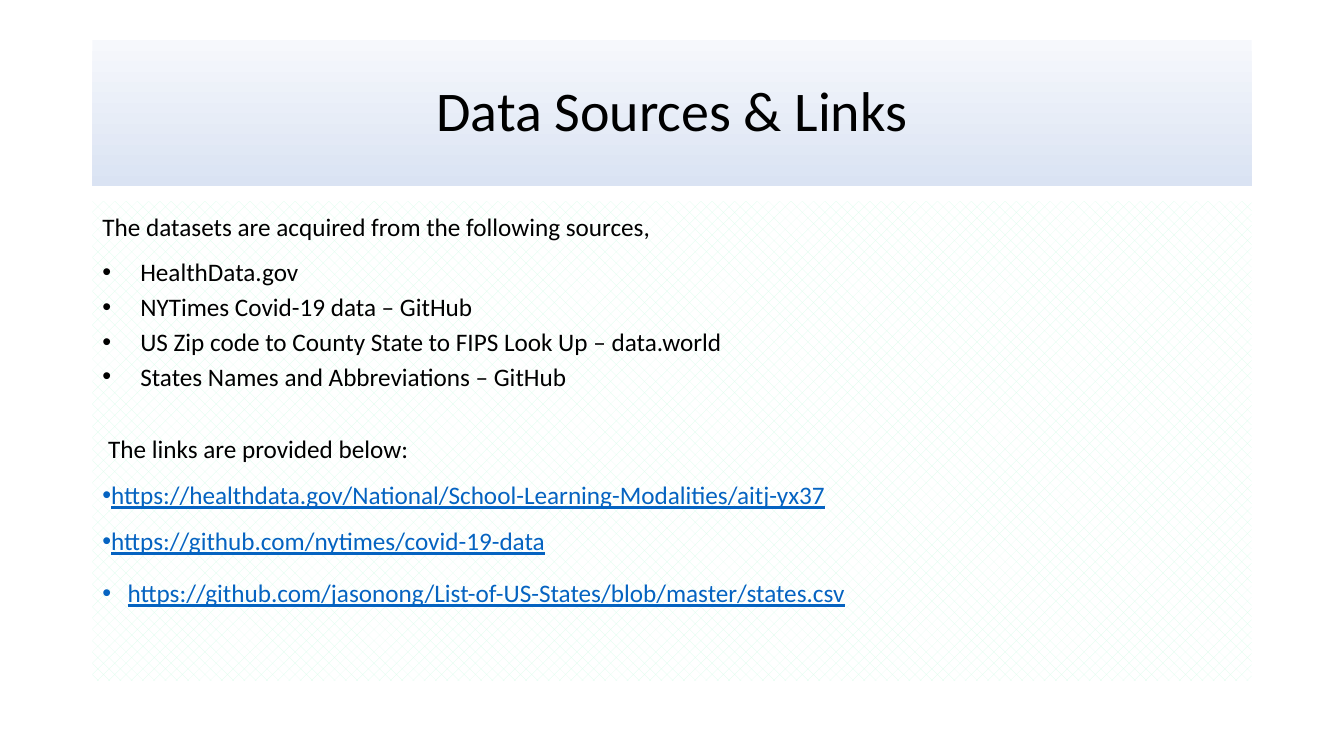
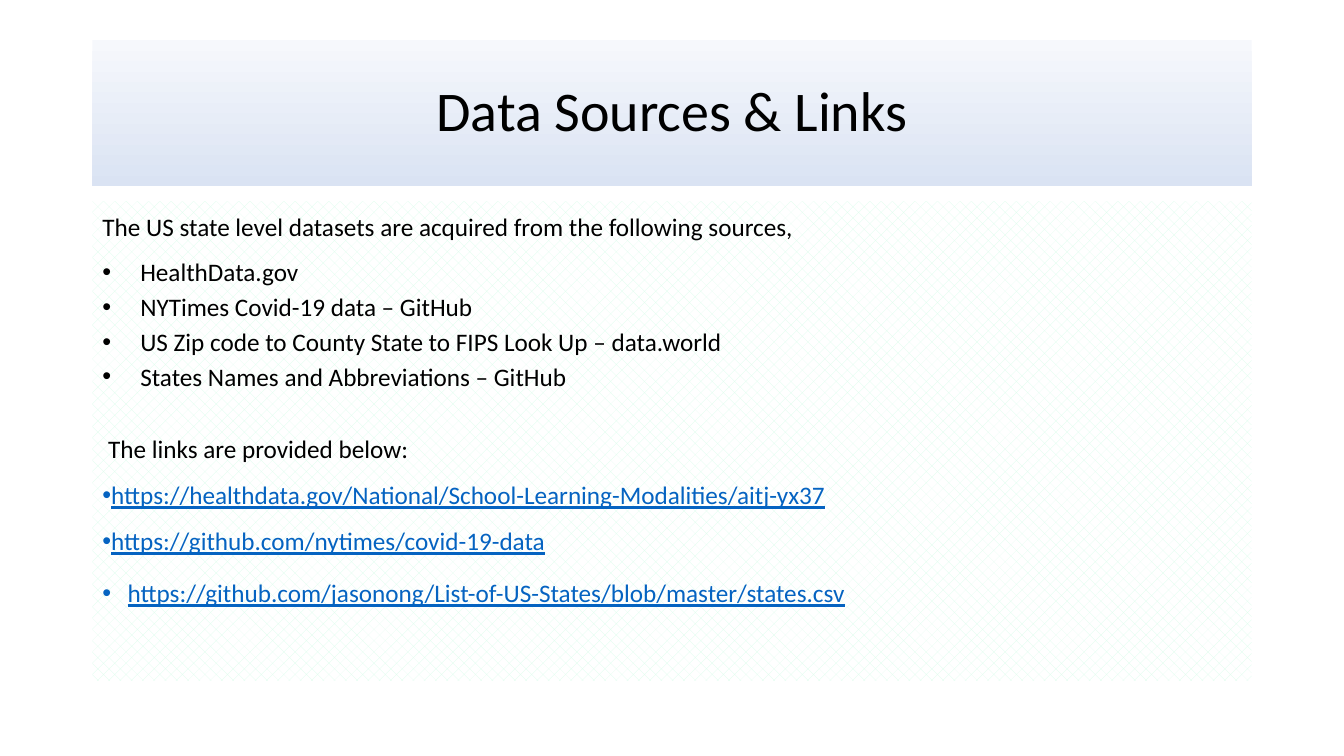
Before and after one commit to uzmabb182/Data602_Assignments, a slide deck: slide 2 of Final_Project_Data_602/Presentation_Data_602.pptx. Drawn at 1344x756 pixels with LibreOffice and Linux fonts; fonts in the diff are those of the drawing. Boxes give left, top, right and bottom in pixels: in the first picture for what was removed or moved away, otherwise in the second. Text is boxed around its words. In the diff, an @@ line names an element or a change of style, - is before the commit and + after.

Commit message:
Data 602 presentation Slides are completed

```diff
--- a/Final_Project_Data_602/Presentation_Data_602.pptx
+++ b/Final_Project_Data_602/Presentation_Data_602.pptx
@@ text at bbox=[102, 218, 792, 241]: text changed @@
-The datasets are acquired from the following sources,
+The US state level datasets are acquired from the following sources,
```
Also in this commit, not shown: 6 other slides changed, 4 slides added, 1 slide removed, 1 other file.
